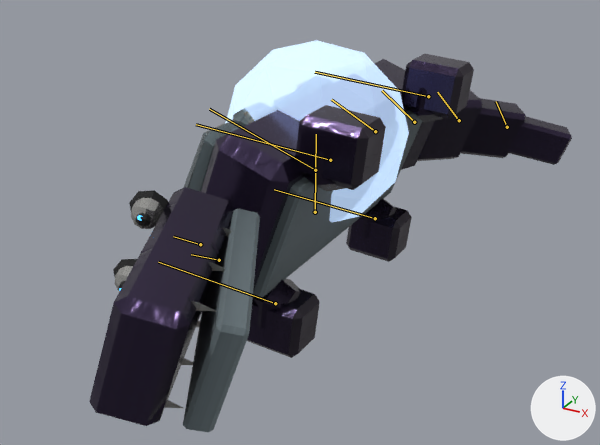
The glTF model public/creatures/sewergator_shiny.glb, before and after one commit.
One viewpoint serves both versions: a 50 mm lens placed at (4.36, -8.32, 3.98), pointed at (-0.22, 0.0, -0.18). Every picture has the same lights, and +X, +Y and +Z are marked at lower right. The older version comes first. Both versions are drawn at frame 11 of the action 'faint'; the numbers are the values there. The bones that change, and the others that lie on the model, are drawn over the model as lines.

In view in the first picture: 'sewergator_shiny_body', 'sewergator_shiny_glow0'.
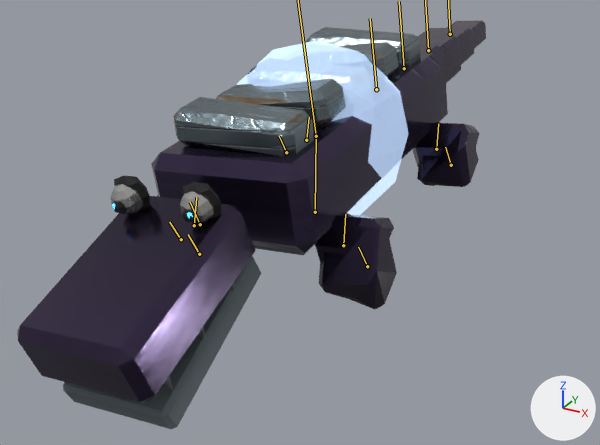
Changed parts and their boxes [x1, y1, x2, y2] in the pictures (600 x 445 px):
'sewergator_shiny_body', posed (8% taller)
    before: [89, 54, 572, 433]
    after: [17, 20, 486, 429]
'sewergator_shiny_glow0', posed (228% wider, 79% shorter)
    before: [119, 215, 143, 290]
    after: [112, 203, 193, 218]
bone 'head', root to tip
    before: (200, 244) to (173, 236)
    after: (200, 224) to (190, 202)
bone 'leg_FL', root to tip
    before: (330, 160) to (196, 124)
    after: (343, 245) to (345, 214)
bone 'leg_BL', root to tip
    before: (428, 96) to (315, 72)
    after: (436, 149) to (438, 123)
bone 'leg_FR', root to tip
    before: (275, 303) to (158, 262)
    after: (194, 225) to (196, 197)
bone 'leg_BR', root to tip
    before: (375, 218) to (274, 189)
    after: (306, 140) to (309, 117)
bone 'tail_0', root to tip
    before: (375, 131) to (331, 99)
    after: (376, 89) to (370, 18)
bone 'tail_1', root to tip
    before: (414, 122) to (382, 90)
    after: (404, 68) to (399, 1)

The edits, one by one:
Bone 'body' (bone_body) moves from (0.0, -0.57, 0.0) to (0.0, -0.14, 0.0).
Bone 'body' (bone_body) turns from (0, 0, 70) to (5, -1, 6) degrees about its own x, y and z.
Bone 'body' (bone_body) is rescaled from (1.0, 0.92, 1.0) to (1.0, 0.99, 1.0).
Bone 'head' (bone_head) turns from (24, 0, 0) to (15, 0, 0) degrees about its own x, y and z.
Bone 'leg_FL' (bone_leg_fl) turns from (0, 0, 14) to (-25, 0, 1) degrees about its own x, y and z.
Bone 'leg_BL' (bone_leg_bl) turns from (0, 0, 14) to (-25, 0, 1) degrees about its own x, y and z.
Bone 'leg_FR' (bone_leg_fr) turns from (0, 0, 14) to (-25, 0, -1) degrees about its own x, y and z.
Bone 'leg_BR' (bone_leg_br) turns from (0, 0, 14) to (-25, 0, -1) degrees about its own x, y and z.
Bone 'tail_0' (bone_tail_0) turns from (-14, 0, 0) to (0, 0, 0) degrees about its own x, y and z.
Bone 'tail_1' (bone_tail_1) turns from (-14, 0, 0) to (0, 0, 0) degrees about its own x, y and z.
Bone 'tail_2' (bone_tail_2) turns from (-14, 0, 0) to (0, 0, 0) degrees about its own x, y and z.
Bone 'tail_3' (bone_tail_3) turns from (-14, 0, 0) to (0, 0, 0) degrees about its own x, y and z.
